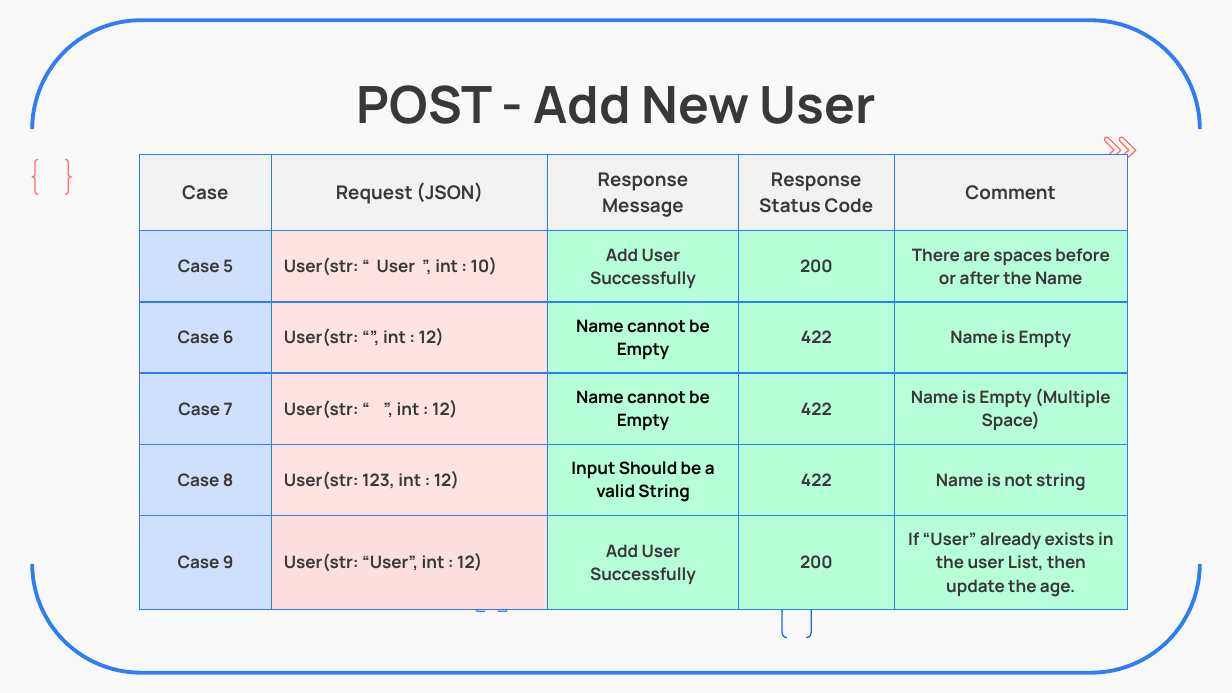
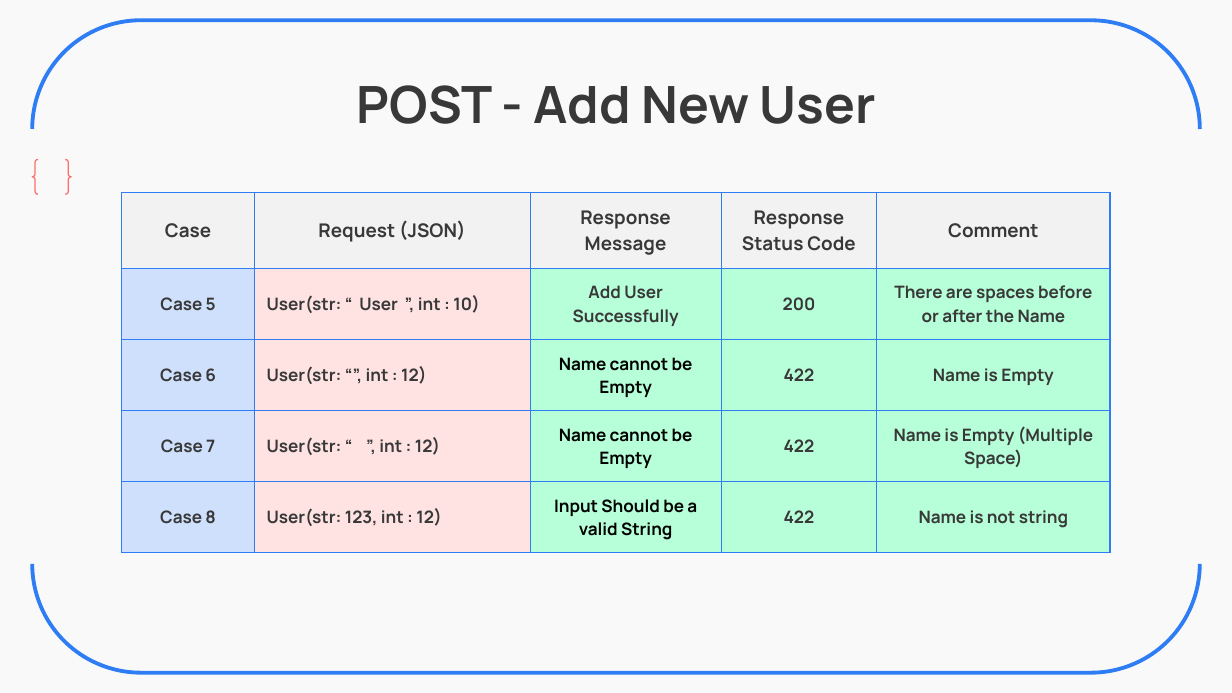
Before and after one commit to ZavierHuang/RESTFUL-API-DESIGN, a slide deck: slide 7 of 黃昱叡_和碩線下測驗_UnitTest_Restful_V2.pptx. Drawn at 1232x693 pixels with LibreOffice and Linux fonts; fonts in the diff are those of the drawing. Boxes give left, top, right and bottom in pixels: in the first picture for what was removed or moved away, otherwise in the second. Text is boxed around its words. In the diff, an @@ line names an element or a change of style, - is before the commit and + after.

Commit message:
PPT Update

```diff
--- a/黃昱叡_和碩線下測驗_UnitTest_Restful_V2.pptx
+++ b/黃昱叡_和碩線下測驗_UnitTest_Restful_V2.pptx
@@ group removed at [674, 137, 1136, 570]: 4 freeform shapes @@
@@ table at [122, 192, 1110, 546] @@
-row 6: Case 9 | User(str: “User”, int : 12) | Add User Successfully | 200 | If “User” already exists in the user List, then update the age.
@@ table: place and size @@
-table at [139, 154, 1127, 601]
+table at [122, 192, 1110, 546]
@@ left brace removed at [467, 577, 485, 611] @@
@@ left brace removed at [498, 577, 516, 611] @@
@@ bracket pair removed at [782, 602, 812, 637] @@
```
Also in this commit, not shown: 8 other slides changed.
